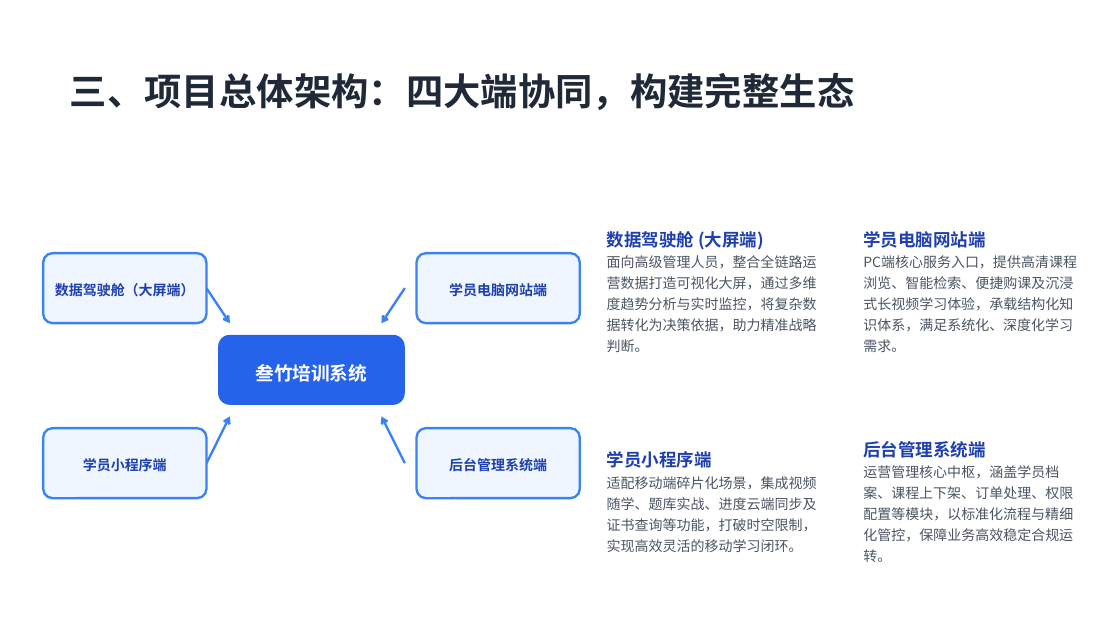
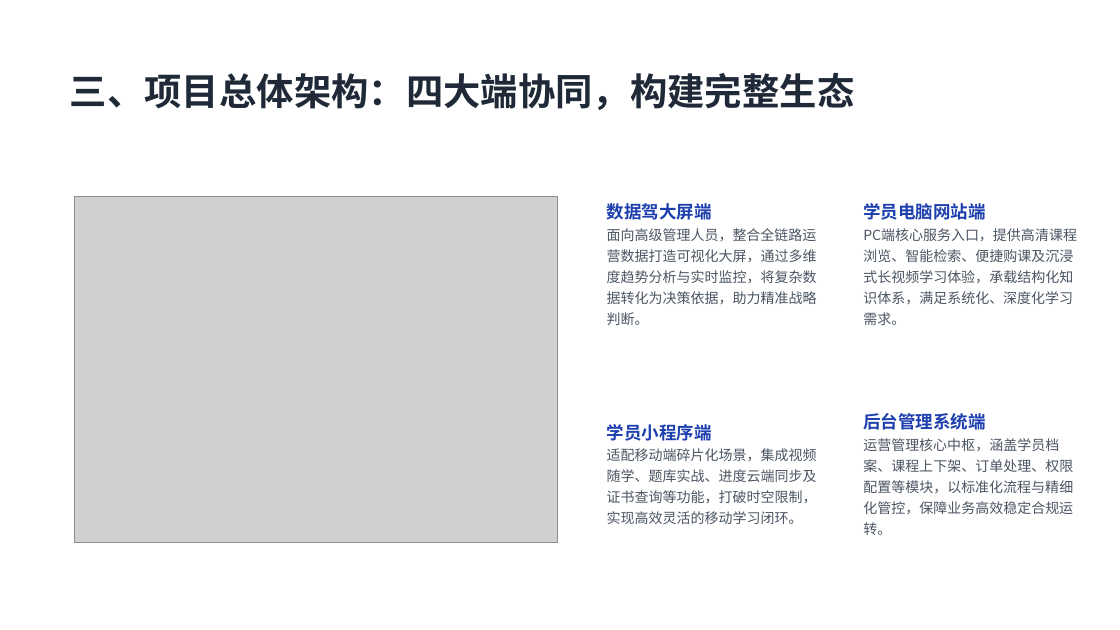
Before and after one commit to user007a/project, a slide deck: slide 5 of pro_sanzhutraining/docs/项目建设方案.pptx. Drawn at 1120x630 pixels with LibreOffice and Linux fonts; fonts in the diff are those of the drawing; grey boxes stand for pictures. Boxes give left, top, right and bottom in pixels: in the first picture for what was removed or moved away, otherwise in the second. Text is boxed around its words. In the diff, an @@ line names an element or a change of style, - is before the commit and + after.

```diff
--- a/pro_sanzhutraining/docs/项目建设方案.pptx
+++ b/pro_sanzhutraining/docs/项目建设方案.pptx
@@ 4 texts: place and size @@
-4 texts at box(607, 231, 1077, 562)
+4 texts at box(607, 203, 1077, 535)
@@ picture added at box(74, 197, 558, 543) @@
@@ text at box(607, 203, 712, 220): text changed @@
-数据驾驶舱 (大屏端)
+数据驾大屏端
@@ rounded rectangle removed at box(43, 253, 206, 323) @@
-数据驾驶舱（大屏端）
@@ rounded rectangle removed at box(417, 253, 580, 323) @@
-学员电脑网站端
@@ arrow removed from (207, 288) to (230, 323) @@
@@ arrow removed from (405, 288) to (381, 323) @@
@@ rounded rectangle removed at box(218, 335, 405, 405) @@
-叁竹培训系统
@@ arrow removed from (207, 463) to (230, 417) @@
@@ arrow removed from (405, 463) to (381, 417) @@
@@ rounded rectangle removed at box(43, 429, 206, 498) @@
-学员小程序端
@@ rounded rectangle removed at box(417, 429, 580, 498) @@
-后台管理系统端
```
Also in this commit, not shown: 8 other slides changed, 1 slide removed, 3 other files.
